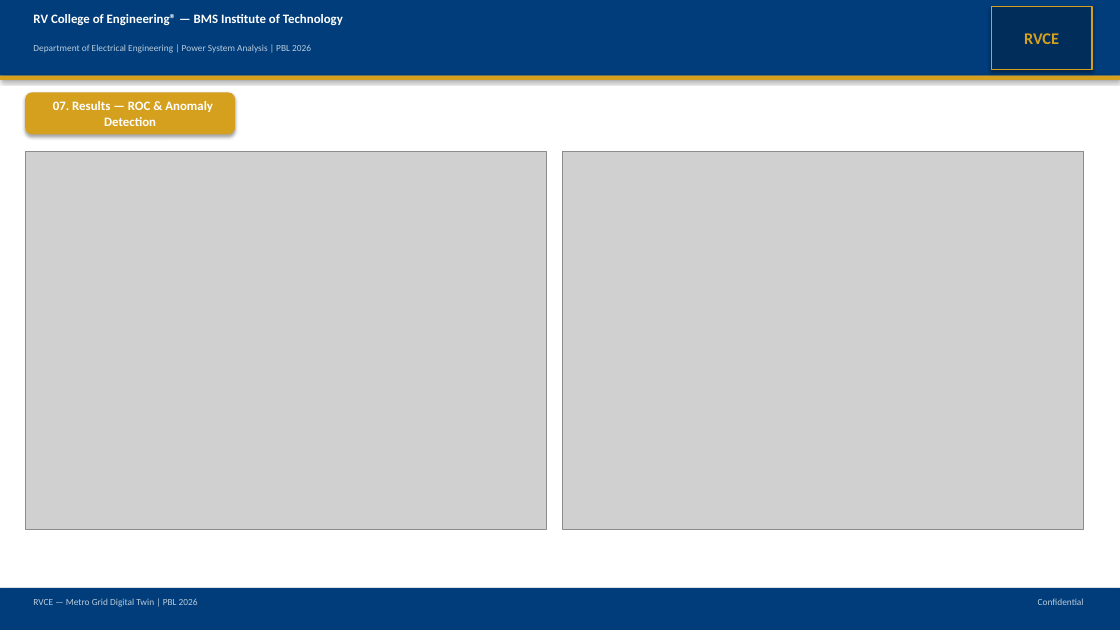
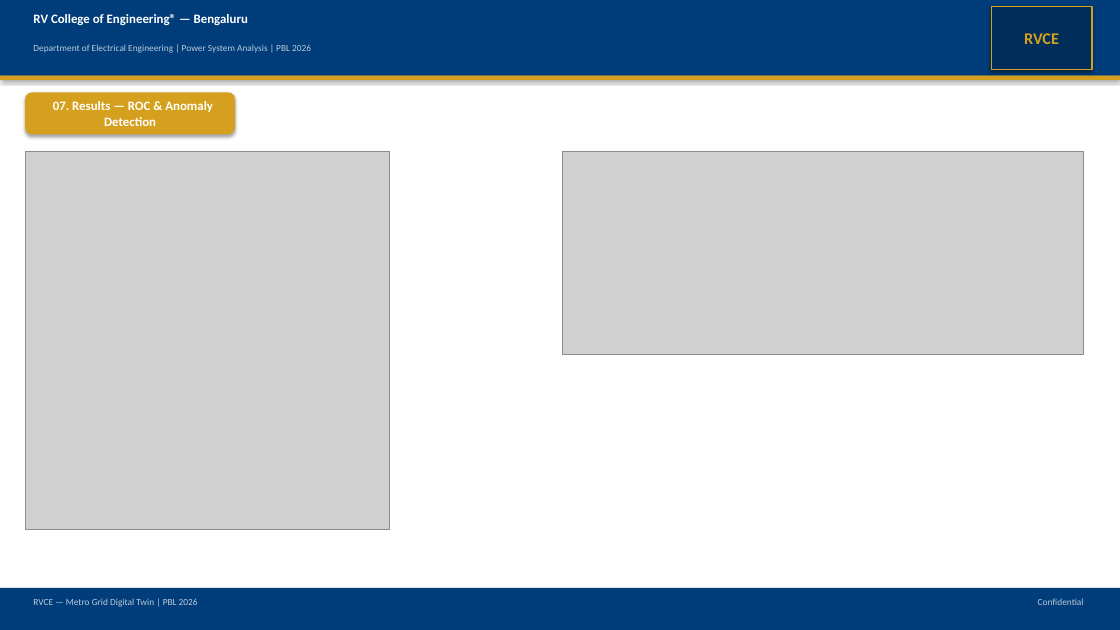
Before and after one commit to varshinicb1/psa-pbl, a slide deck: slide 12 of docs/Metro_Grid_Digital_Twin.pptx. Drawn at 1120x630 pixels with LibreOffice and Linux fonts; fonts in the diff are those of the drawing; grey boxes stand for pictures. Boxes give left, top, right and bottom in pixels: in the first picture for what was removed or moved away, otherwise in the second. Text is boxed around its words. In the diff, an @@ line names an element or a change of style, - is before the commit and + after.

```diff
--- a/docs/Metro_Grid_Digital_Twin.pptx
+++ b/docs/Metro_Grid_Digital_Twin.pptx
@@ text at (33,14,248,25): text changed @@
-RV College of Engineering® — BMS Institute of Technology
+RV College of Engineering® — Bengaluru
@@ picture: place and size @@
-picture at (25,151,546,529)
+picture at (25,151,390,529)
@@ picture: place and size @@
-picture at (563,151,1084,529)
+picture at (563,151,1084,355)
```
Also in this commit, not shown: 13 other slides changed, 12 other files.
